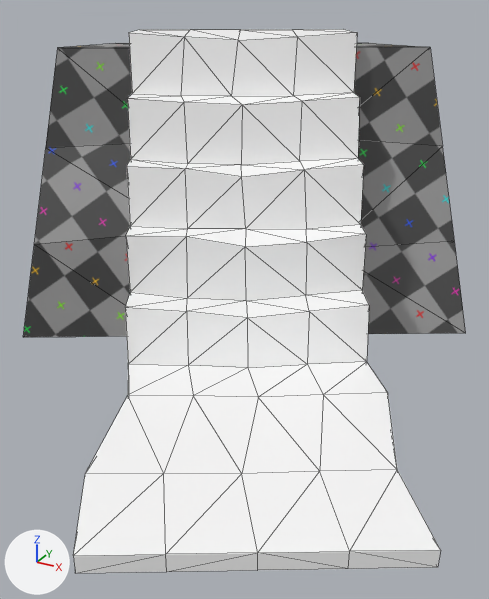
Before and after pictures for a commit that changed the glTF model book_of_tiles_godot/models/blockouts/module-corner_land_cliff_small_stairs.glb.
One viewpoint serves both versions: a camera (50 mm lens) standing at (0.477, -0.878, 0.574) and looking at (0.009, -0.027, 0.149). The lights are fixed; the arrows at lower left show +X, +Y and +Z. The first picture is the older version. Mesh edges are drawn as thin lines.

The scene before the commit, as lines of its bpy script (objects in view):
```python
mat_mat_land = principled_material('MAT_LAND')
mat_mat_land.texture = img_untitled
mat_mat_path = principled_material('MAT_PATH')
mat_mat_path.base_color = (1.0, 1.0, 1.0)  # white #ffffff
me_cylinder_003 = bpy.data.meshes.new('Cylinder.003')
me_cylinder_003.from_pydata(...)  # 156 vertices, 272 faces; spans x -0.433..0.39, y -0.475..0.5, z 0.0..0.525
# faces by material slot: [60, 212]
me_cylinder_003.materials.append(mat_mat_land)  # picture img_untitled
me_cylinder_003.materials.append(mat_mat_path)  # white #ffffff
ob_module_corner_land_cliff_small_stairs = bpy.data.objects.new('module-corner_land_cliff_small_stairs', me_cylinder_003)
ob_module_corner_land_cliff_small_stairs.location = (0.0, 0.0, 0.0)
```
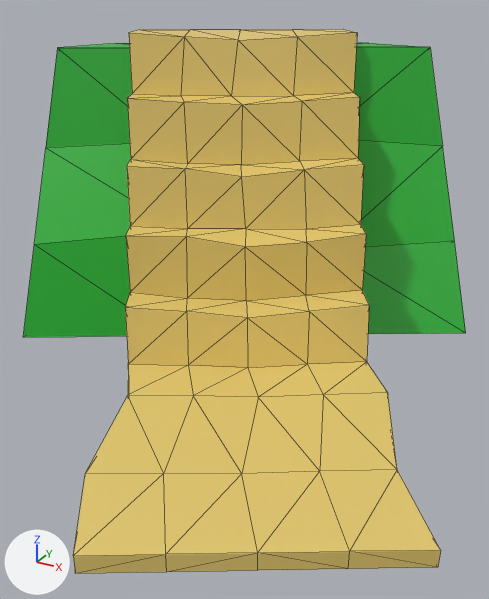
Where the change shows, as pixel boxes (x1, y1, x2, y2) in the pictures (489 x 599 px):
'module-corner_land_cliff_small_stairs', surface changed, recoloured (darker)
    both: (23, 29, 466, 573)

Edits to the bpy script that builds the scene:
```text
Change mat_mat_land:
    remove mat_mat_land.texture = img_untitled
    add mat_mat_land.base_color = (0.0181, 0.461, 0.033)  # green #25b533
Change mat_mat_path:
    mat_mat_path.base_color: (1.0, 1.0, 1.0) -> (0.8, 0.601, 0.166)  # white #ffffff -> yellow #e7cc71
```
